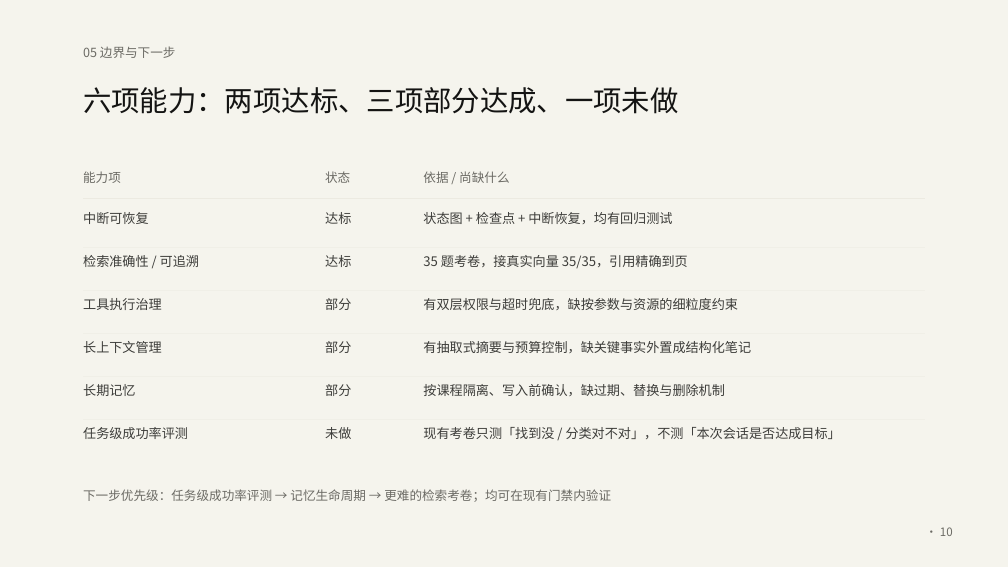
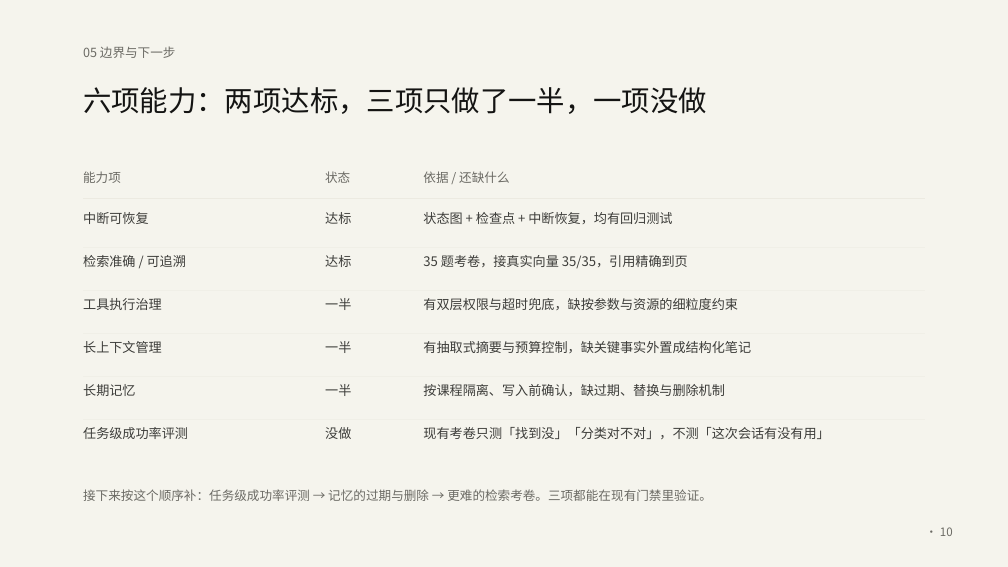
Before and after one commit to Baicaicn23/StudyGraph, a slide deck: slide 10 of docs/作品集/参赛/知迹答辩/知迹答辩.pptx. Drawn at 1008x567 pixels with LibreOffice and Linux fonts; fonts in the diff are those of the drawing. Boxes give left, top, right and bottom in pixels: in the first picture for what was removed or moved away, otherwise in the second. Text is boxed around its words. In the diff, an @@ line names an element or a change of style, - is before the commit and + after.

```diff
--- a/docs/作品集/参赛/知迹答辩/知迹答辩.pptx
+++ b/docs/作品集/参赛/知迹答辩/知迹答辩.pptx
@@ text at (83,87,707,114): text changed @@
-六项能力：两项达标、三项部分达成、一项未做
+六项能力：两项达标，三项只做了一半，一项没做
@@ text at (423,171,509,183): text changed @@
-依据 / 尚缺什么
+依据 / 还缺什么
@@ text at (83,255,186,267): text changed @@
-检索准确性 / 可追溯
+检索准确 / 可追溯
@@ text at (325,298,351,310): text changed @@
-部分
+一半
@@ text at (325,341,351,353): text changed @@
-部分
+一半
@@ text at (325,384,351,396): text changed @@
-部分
+一半
@@ text at (325,427,351,439): text changed @@
-未做
+没做
@@ text at (423,427,829,439): text changed @@
-现有考卷只测「找到没 / 分类对不对」，不测「本次会话是否达成目标」
+现有考卷只测「找到没」「分类对不对」，不测「这次会话有没有用」
@@ text at (83,489,712,501): text changed @@
-下一步优先级：任务级成功率评测 → 记忆生命周期 → 更难的检索考卷；均可在现有门禁内验证
+接下来按这个顺序补：任务级成功率评测 → 记忆的过期与删除 → 更难的检索考卷。三项都能在现有门禁里验证。
```
Also in this commit, not shown: 10 other slides changed, 2 other files.
